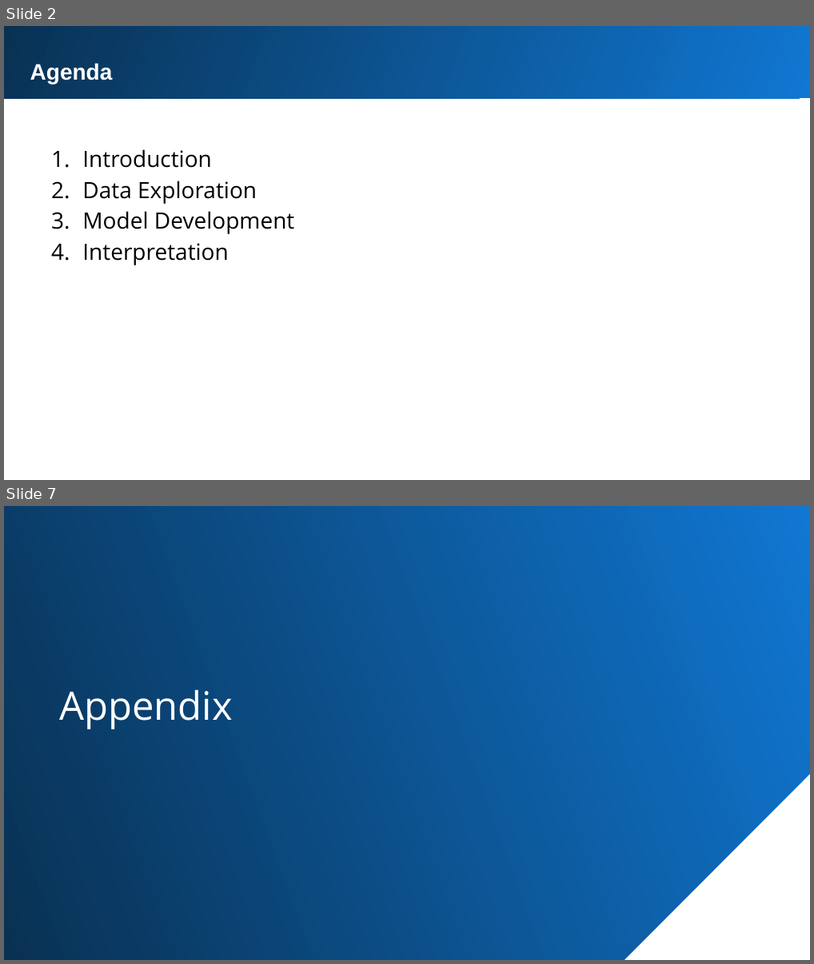
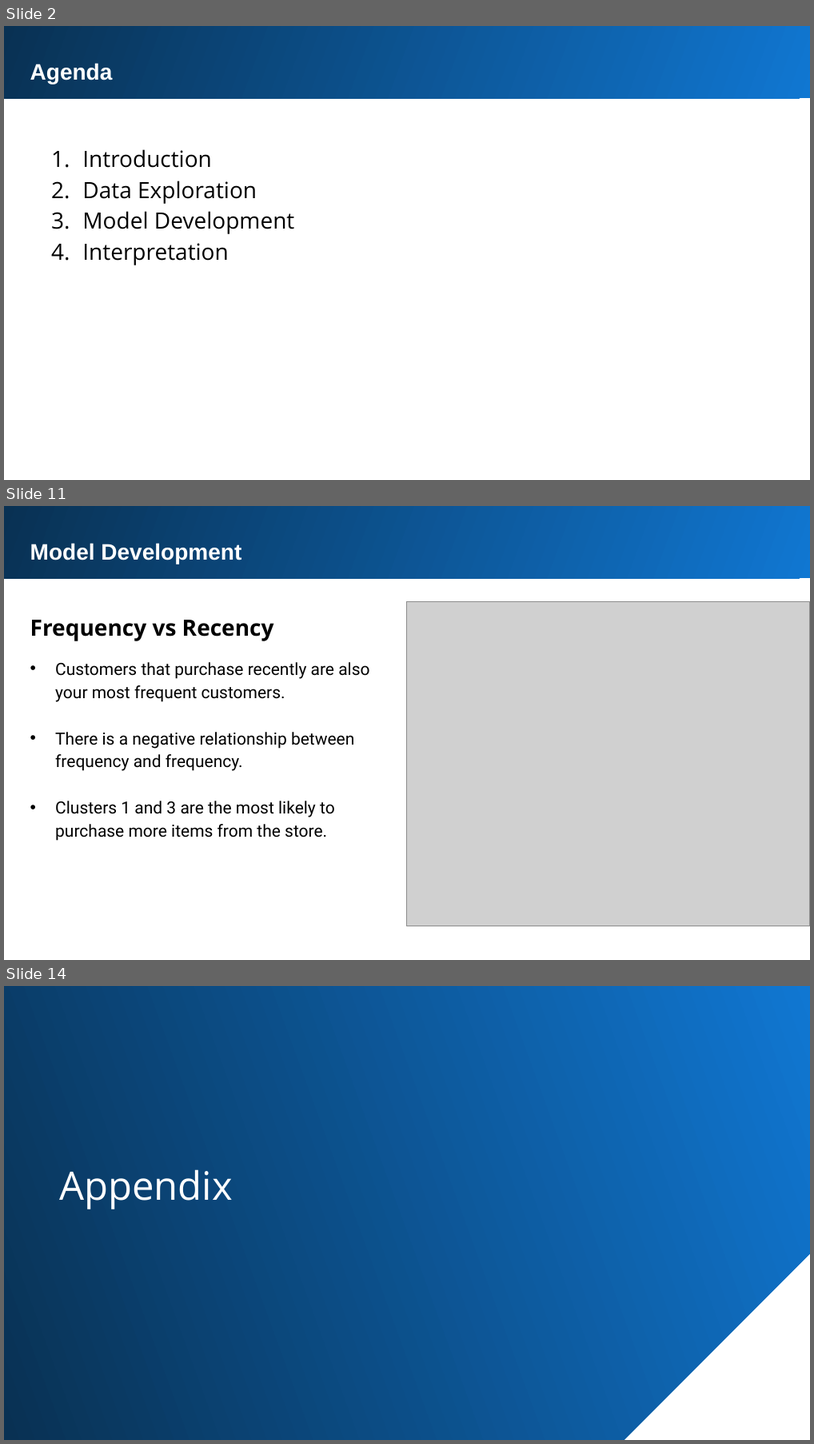
Before and after one commit to Mevhare/Forage-KPMG-AU-Virtual-Internship, a slide deck: Solution/Task 2/Sprocket_Presenation.pptx. Shown one above the other, each under a label of ours: slides 2 and 7 before the commit, slides 2, 11 and 14 after it; the slides between them are not shown. The pictures are 814x964 and 814x1444 pixels, drawn with LibreOffice and Linux fonts; fonts in the diff are those of the drawing; grey boxes stand for pictures. Boxes give left, top, right and bottom in pixels: in the first picture for what was removed or moved away, otherwise in the second. Text is boxed around its words. In the diff, an @@ line names an element or a change of style, - is before the commit and + after.

```diff
--- a/Solution/Task 2/Sprocket_Presenation.pptx
+++ b/Solution/Task 2/Sprocket_Presenation.pptx
@@ slide 11 added at bbox=[4, 506, 810, 960], background #FFFFFF @@
@@ rectangle added at bbox=[4, 506, 810, 579], fill gradient #1077D2 to #093153 @@
@@ text added at bbox=[30, 543, 242, 564], 20 pt, text #FFFFFF, bold @@
+Model Development
@@ picture added at bbox=[407, 601, 810, 925] @@
@@ text added at bbox=[30, 620, 274, 641], 20 pt, text #000000, bold @@
+Frequency vs Recency
@@ text added at bbox=[55, 662, 370, 840], 15 pt, text #000000 @@
+• Customers that purchase recently are also your most frequent customers.
+• There is a negative relationship between frequency and frequency.
+• Clusters 1 and 3 are the most likely to purchase more items from the store.
@@ what was slide 7 is now slide 14 @@
```
Also in this commit, not shown: 11 other slides added, 5 slides removed, 6 other files.
